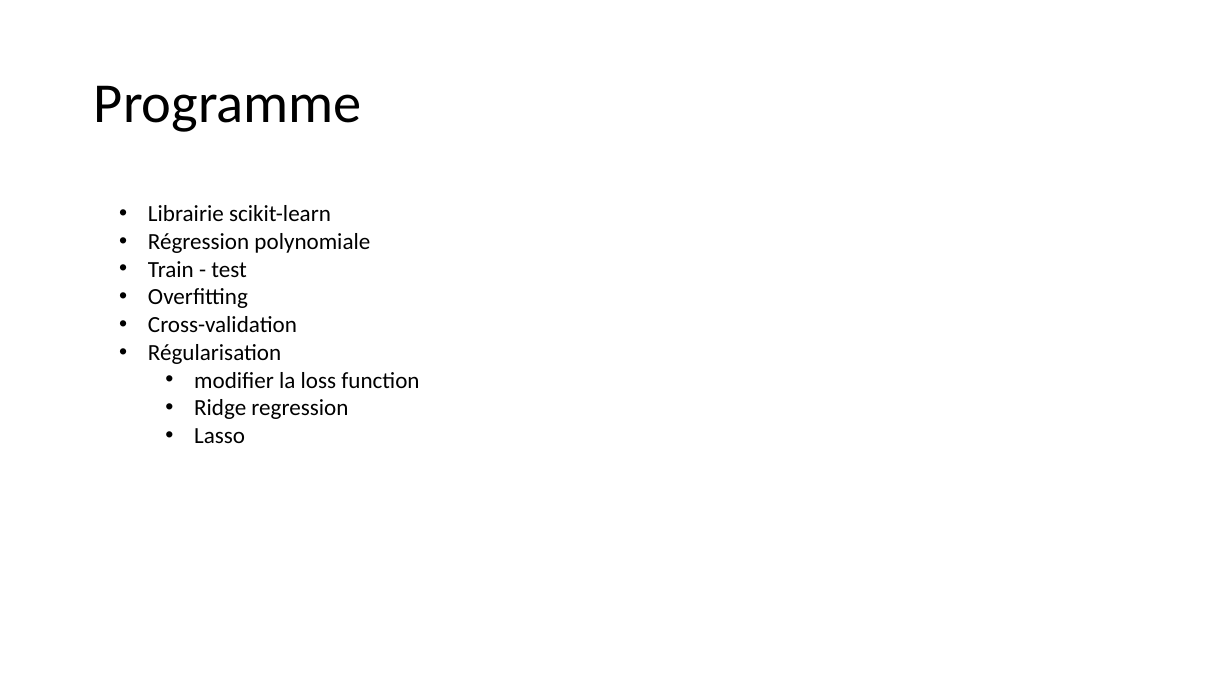
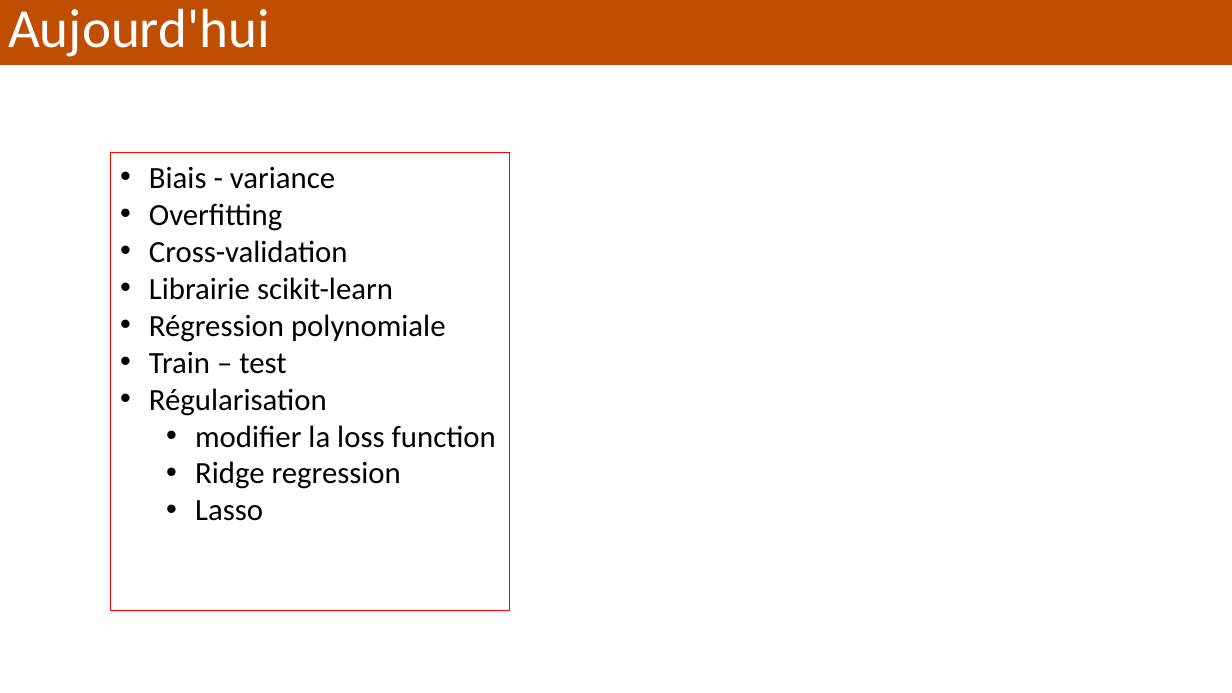
Before and after one commit to alexisperrier/XEmines_DataScience_2020, a slide deck: slide 3 of slides/XEM20_S1D5_biais_variance.pptx. Drawn at 1232x693 pixels with LibreOffice and Linux fonts; fonts in the diff are those of the drawing. Boxes give left, top, right and bottom in pixels: in the first picture for what was removed or moved away, otherwise in the second. Text is boxed around its words. In the diff, an @@ line names an element or a change of style, - is before the commit and + after.

```diff
--- a/slides/XEM20_S1D5_biais_variance.pptx
+++ b/slides/XEM20_S1D5_biais_variance.pptx
@@ rectangle added at (0,0,1232,65), fill #C04E00, 42.9 pt, text #FFFFFF @@
+Aujourd'hui
@@ title removed at (94,85,362,132) @@
-Programme
@@ rectangle "Biais - variance": place and size @@
-rectangle "Biais - variance" at (148,205,419,443)
+rectangle "Biais - variance" at (111,153,509,611)
@@ rectangle "Biais - variance" at (111,153,509,611): outline none to #FF0000 0.75 pt @@
@@ text in rectangle at (149,167,348,263): paragraphs added @@
+• Biais - variance
+• Overfitting
+• Cross-validation
@@ text in rectangle at (149,277,496,521): size 18 to 24 pt in "Librairie scikit-learn", "Régression polynomiale", "Régularisation", "modifier la loss function" and 2 more places @@
@@ text in rectangle at (149,352,286,374): text changed; size 18 to 24 pt @@
-• Train - test
-• Overfitting
-• Cross-validation
+• Train – test
```
Also in this commit, not shown: 16 other slides changed, 5 slides added, 2 slides removed, 7 other files.
